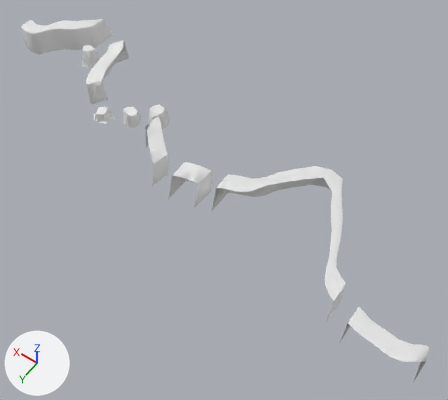
The FBX model Assets/Art/Meshes/Terrain/Stage2/Cave_Road.fbx, before and after one commit.
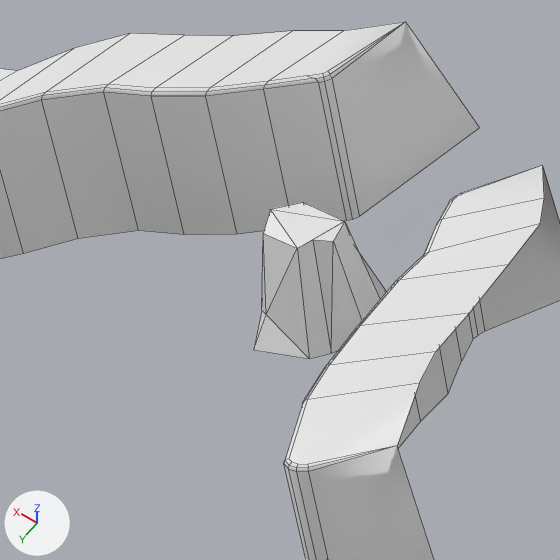
Each version is shown whole from a 50 mm camera at (-817.0, -837.0, 569.0) aimed at (-557.0, -1202.0, -3.0), then close up on the part from 10% to 28% of the width and 4% to 24% of the height. Every picture has the same lights, and +X, +Y and +Z are marked at lower left. The close-ups show mesh edges as thin lines. Where no turn or scale is listed for an object, it has been applied to the vertices.

The older version as bpy lines, for what is in view:
```python
me_stage2_terrain_ver7_009 = bpy.data.meshes.new('Stage2_Terrain_ver7.009')
me_stage2_terrain_ver7_009.from_pydata(...)  # 501 vertices, 438 faces; spans x -831.0..-185.0, y -1342.0..-1108.0, z 16.0..52.0
# before: 403 (-317.0, -1276.0, 51.0) at pixel (428, 252), 404 (-316.0, -1275.0, 50.0), 405 (-317.0, -1276.0, 51.0) at pixel (424, 254)
ob_cave_road = bpy.data.objects.new('Cave_Road', me_stage2_terrain_ver7_009)
ob_cave_road.location = (0.0, 0.0, 0.0)
```
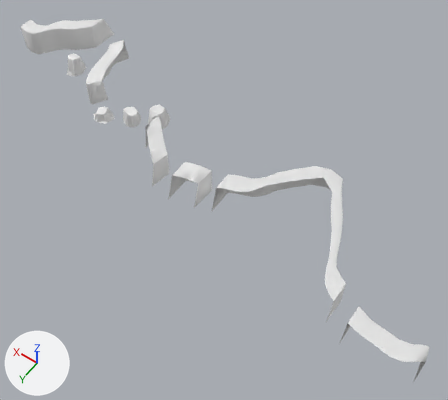
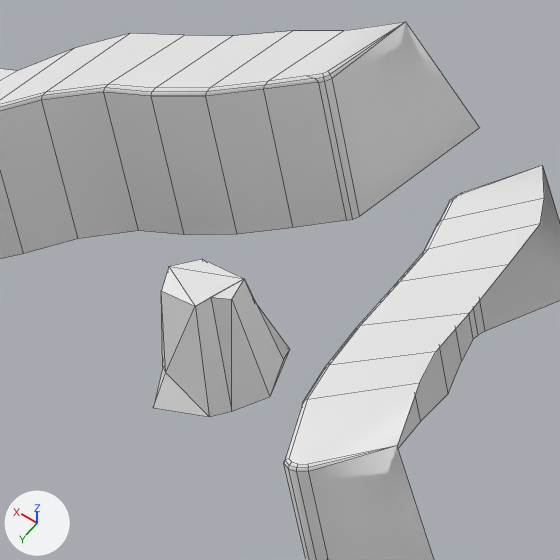
What differs and where, as boxes (x1, y1, x2, y2) in the close-ups (560 x 560 px; the box of a moved part takes in the faces that stretch with it):
part 1 of me_stage2_terrain_ver7_009, moved or reshaped: before (254, 202, 386, 358); after (153, 259, 290, 417)
part 2 of me_stage2_terrain_ver7_009, moved or reshaped: (397, 198, 544, 421) in both

The change in detail:
me_stage2_terrain_ver7_009 has 501 vertices, 438 faces and spans x -831.0..-185.0, y -1342.0..-1108.0, z 16.0..52.0.
me_stage2_terrain_ver7_009 is used by ob_cave_road; location (0.0, 0.0, 0.0).
me_stage2_terrain_ver7_009 part 1: the loose piece of 19 vertices spanning x -292.0..-268.0, y -1292.0..-1263.0, z 16.0..40.0 is moved by (4.0, 24.0, 0.0).
Part 2, on me_stage2_terrain_ver7_009:
Vertices 403, 404, 405 of me_stage2_terrain_ver7_009 move by (0.0, 0.0, 1.0).
